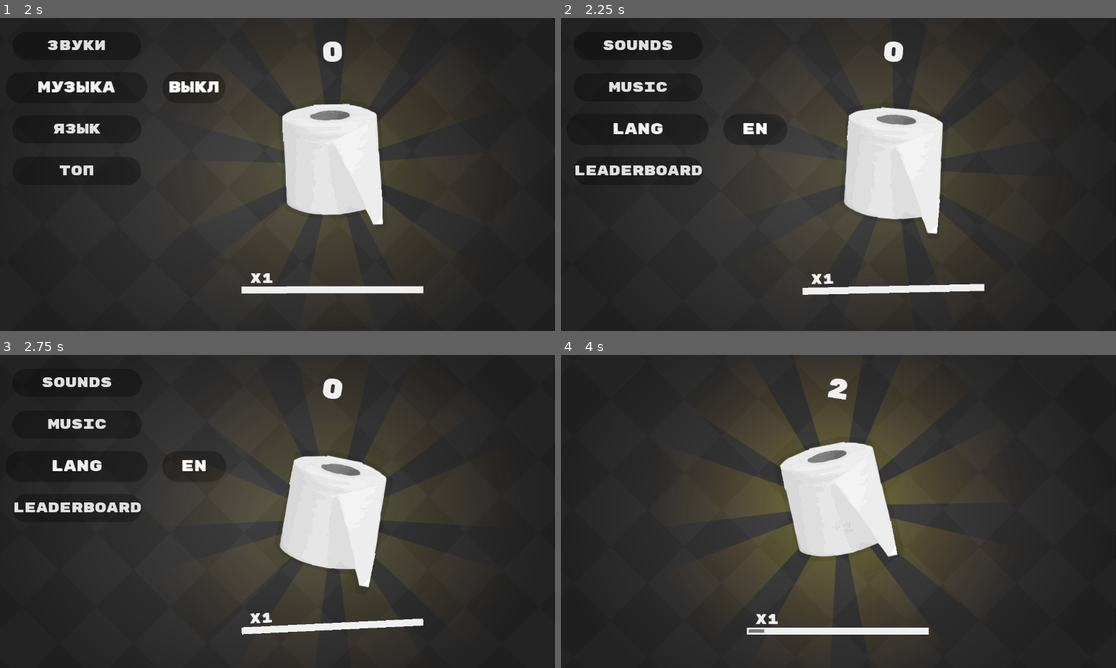
Above: before the commit, frames 1-4 (two rows, left to right).
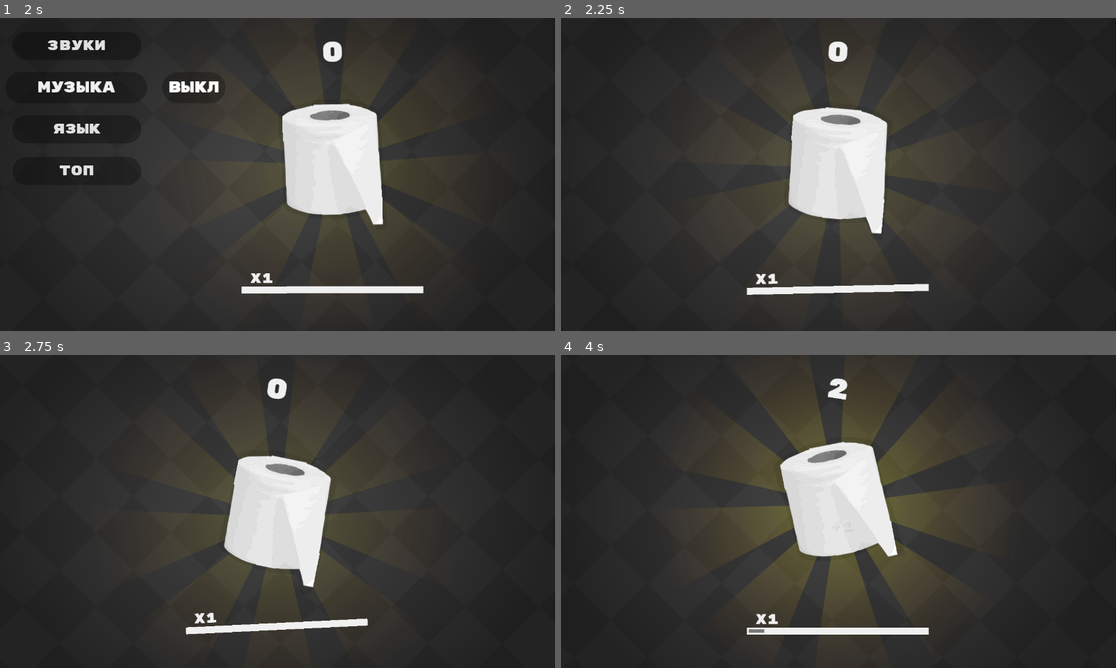
Above: after the commit, the same moments.

Repository: magwoo/PaperClicker
Game: Godot game, scene res://gameplay/game.tscn
Same seed, same stepped clock (60 frames per second), same inputs: the game is played once before the commit and once after it. The engine's default icon, where the game draws it, is replaced by a stand-in: a white triangle on a blue panel in a dark square.
Inputs (mouse positions are in pixels of both pictures, inside the frame that each line leads up to; where the layout moved, square brackets give the same spot in the first picture):
- Up to frame 1 (2 s): click "ЗВУКИ" at 0.5 s; click "МУЗЫКА" at 1.25 s
- Up to frame 2 (2.25 s): click "ЯЗЫК" at 2 s
- Up to frame 3 (2.75 s): no input
- Up to frame 4 (4 s): click (838, 511) [894, 511] at 2.75 s; click (838, 511) at 3.5 s

Frame 1 is identical in both runs. In frame 2, 11% of the frame differs, in the area x 2-77%, y 7-89%; in frame 3, 11%, in the area x 2-77%, y 7-90%; in frame 4, 7.6%.

Commit message:
added shop items description and translation

Diff:
--- a/menu/settings/settings.tscn
+++ b/menu/settings/settings.tscn
@@ -58,7 +58,7 @@
 	SDK.player.language = 'ru' if SDK.player.language != 'ru' else 'en'
 	TranslationServer.set_locale(SDK.player.language)
 	Data.wait_sync()
-	update_text()
+	self.get_tree().reload_current_scene()
 
 
 func update_text() -> void:
--- a/resources/translation/translation.csv
+++ b/resources/translation/translation.csv
@@ -21,3 +21,15 @@
 #ON;ВКЛ;ON
 #OFF;ВЫКЛ;OFF
 #MUSIC;МУЗЫКА;MUSIC
+#CLICK_DESC;БУМАГА ЗА НАЖАТИЯ;PAPER FOR PRESSING
+#PAPER_DESC;ЦЕЛЫЙ РУЛОН БУМАГИ;A WHOLE ROLL OF PAPER
+#BUNDLE_DESC;НАБОР РУЛОНОВ;BUNDLE OF ROLLS
+#BOX_DESC;ПОЛНАЯ КОРОБКА БУМАГИ;A FULL BOX OF PAPER
+#TRUCK_DESC;БУМАГА УЖЕ ЕДЕТ!;THE PAPER IS ON ITS WAY!
+#AIRDROP_DESC;БУМАГА С НЕБА!;PAPER FROM THE SKY!
+#PRINTER_DESC;НАПЕЧАТАЙ БУМАГУ ДОМА;PRINT THE PAPER AT HOME
+#BOAT_DESC;БАРЖА ПОЛНАЯ БУМАГИ;A BARGE FULL OF PAPER
+#FACTORY_DESC;ОТКРОЙ ПРОИЗВОДСТВО БУМАГИ!;OPEN PAPER PRODUCTION!
+#TEMPLE_DESC;ПОРАДУЙ БУМАГУ!;PLEASE THE PAPER!
+#PORTAL_DESC;БУМАГА ИЗ ДРУГОГО ИЗМЕРЕНИЯ;PAPER FROM ANOTHER DIMENSION
+#CULT_DESC;ПРИКЛОНИСЬ ТУАЛЕТНОЙ БУМАГЕ!!;BOW DOWN TO TOILET PAPER!!
